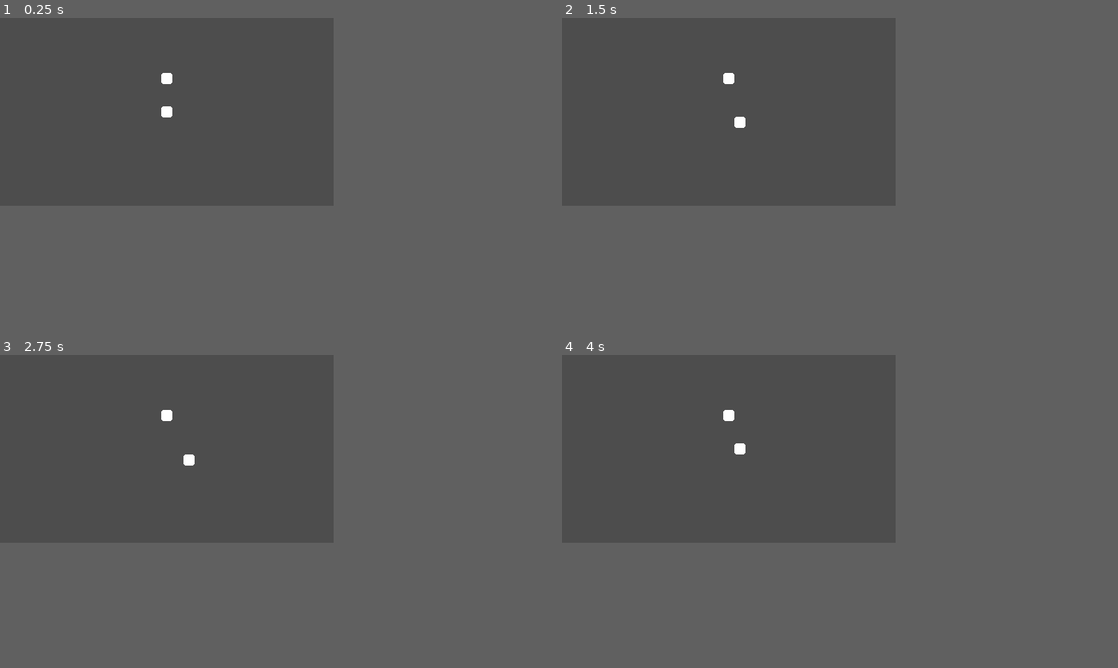
Above: before the commit, frames 1-4 (two rows, left to right).
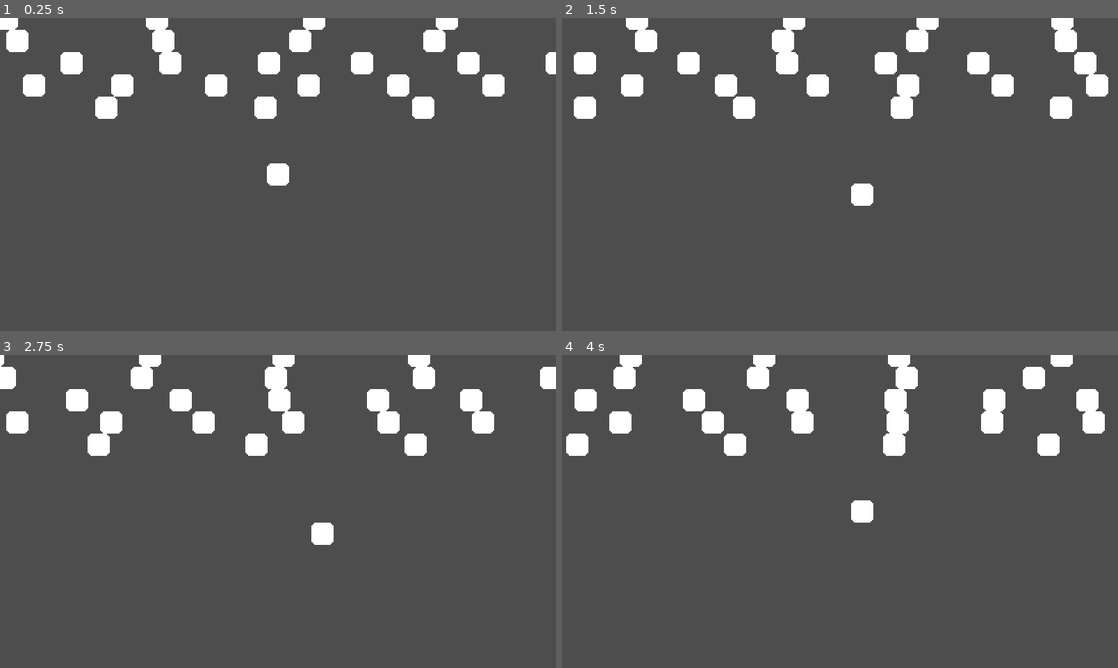
Above: after the commit, the same moments.

Repository: sirius-leaf/courier_bot_protocol
Game: Godot game, scene res://Scene/Level Scene/level.tscn
Same seed, same stepped clock (60 frames per second), same inputs: the game is played once before the commit and once after it.
Inputs:
- Up to frame 1 (0.25 s): no input
- Up to frame 2 (1.5 s): hold Right (ui_right) 0.53-1.28 s; hold Down (ui_down) from 1.28 s (still down)
- Up to frame 3 (2.75 s): release Down (ui_down) at 2.03 s; hold Right (ui_right) from 2.03 s (still down)
- Up to frame 4 (4 s): release Right (ui_right) at 2.78 s; hold Up (ui_up) 2.78-3.53 s; hold Left (ui_left) from 3.53 s (still down)
In our replay, the window is 480x270 before the commit and 800x450 after it. These sizes can differ from the game's own. Grey fills any space a smaller window leaves; there, only what the larger window draws over its background counts as a difference.

The runs differ from the first frame. In frame 1, 6.0% of the frame differs, in the area x 0-100%, y 0-54%; in frame 2, 6.3%; in frame 3, 5.9%; in frame 4, 6.3%, in the area x 0-98%, y 0-54%.

Commit message:
added car spawn system

Diff:
--- a/Scene/Level Scene/level.tscn
+++ b/Scene/Level Scene/level.tscn
@@ -1,25 +1,33 @@
-[gd_scene load_steps=5 format=3 uid="uid://dx8nbddj2vps5"]
+[gd_scene load_steps=4 format=3 uid="uid://dx8nbddj2vps5"]
 
 [ext_resource type="Script" path="res://Script/camera_2d.gd" id="1_34jud"]
 [ext_resource type="PackedScene" uid="uid://cnx505m3w2o5k" path="res://Scene/Object Scene/sd_570.tscn" id="1_uo02c"]
-[ext_resource type="Texture2D" uid="uid://8qwy3vej3x04" path="res://Asset/Sprite/_SD-570.png" id="2_r6qid"]
-
-[sub_resource type="RectangleShape2D" id="RectangleShape2D_jc6ny"]
-size = Vector2(16, 16)
+[ext_resource type="PackedScene" uid="uid://bupdyrkly776e" path="res://Scene/Object Scene/Spawner/car_spawner.tscn" id="4_vcn4b"]
 
 [node name="Level" type="Node2D"]
 
 [node name="Camera2D" type="Camera2D" parent="."]
 position_smoothing_enabled = true
+position_smoothing_speed = 2.0
 script = ExtResource("1_34jud")
 
 [node name="SD-570" parent="." instance=ExtResource("1_uo02c")]
 
-[node name="StaticBody2D" type="StaticBody2D" parent="."]
-position = Vector2(0, -48)
+[node name="CarSpawner" parent="." instance=ExtResource("4_vcn4b")]
+moveSpeed = [30.0, 50.0]
 
-[node name="Sd-571" type="Sprite2D" parent="StaticBody2D"]
-texture = ExtResource("2_r6qid")
+[node name="CarSpawner2" parent="." instance=ExtResource("4_vcn4b")]
+position = Vector2(0, -64)
+moveSpeed = [30.0, 50.0]
 
-[node name="CollisionShape2D" type="CollisionShape2D" parent="StaticBody2D"]
-shape = SubResource("RectangleShape2D_jc6ny")
+[node name="CarSpawner3" parent="." instance=ExtResource("4_vcn4b")]
+position = Vector2(0, -80)
+moveSpeed = [30.0, 50.0]
+
+[node name="CarSpawner4" parent="." instance=ExtResource("4_vcn4b")]
+position = Vector2(0, -96)
+moveSpeed = [30.0, 50.0]
+
+[node name="CarSpawner5" parent="." instance=ExtResource("4_vcn4b")]
+position = Vector2(0, -112)
+moveSpeed = [30.0, 50.0]
--- /dev/null
+++ b/Scene/Object Scene/Spawner/car_spawner.tscn
@@ -0,0 +1,14 @@
+[gd_scene load_steps=3 format=3 uid="uid://bupdyrkly776e"]
+
+[ext_resource type="Script" path="res://Script/car_spawner.gd" id="1_peg74"]
+[ext_resource type="PackedScene" uid="uid://d0428y66p1kwg" path="res://Scene/Object Scene/small_car.tscn" id="2_2q4pu"]
+
+[node name="CarSpawner" type="Node2D"]
+position = Vector2(0, -48)
+script = ExtResource("1_peg74")
+carScene = ExtResource("2_2q4pu")
+
+[node name="SpawnDelay" type="Timer" parent="."]
+one_shot = true
+
+[connection signal="timeout" from="SpawnDelay" to="." method="_on_spawn_delay_timeout"]
--- a/Scene/Object Scene/sd_570.tscn
+++ b/Scene/Object Scene/sd_570.tscn
@@ -1,32 +1,30 @@
 [gd_scene load_steps=4 format=3 uid="uid://cnx505m3w2o5k"]
 
 [ext_resource type="Script" path="res://Script/player.gd" id="1_sjwqe"]
-[ext_resource type="Texture2D" uid="uid://8qwy3vej3x04" path="res://Asset/Sprite/_SD-570.png" id="1_toexh"]
+[ext_resource type="Texture2D" uid="uid://8qwy3vej3x04" path="res://Asset/Sprite/_1x1_block.png" id="1_toexh"]
 
 [sub_resource type="RectangleShape2D" id="RectangleShape2D_4hpe0"]
-size = Vector2(14, 14)
+size = Vector2(12, 14)
 
 [node name="SD-570" type="CharacterBody2D"]
 script = ExtResource("1_sjwqe")
 
-[node name="Sd-570_Sprite" type="Sprite2D" parent="."]
+[node name="Sprite" type="Sprite2D" parent="."]
 texture = ExtResource("1_toexh")
 
 [node name="CollisionShape2D" type="CollisionShape2D" parent="."]
 shape = SubResource("RectangleShape2D_4hpe0")
 
-[node name="CheckUp" type="RayCast2D" parent="."]
+[node name="MovementCheckRaycast" type="Node2D" parent="."]
+
+[node name="CheckUp" type="RayCast2D" parent="MovementCheckRaycast"]
 target_position = Vector2(0, -16)
-hit_from_inside = true
 
-[node name="CheckDown" type="RayCast2D" parent="."]
+[node name="CheckDown" type="RayCast2D" parent="MovementCheckRaycast"]
 target_position = Vector2(0, 16)
-hit_from_inside = true
 
-[node name="CheckLeft" type="RayCast2D" parent="."]
+[node name="CheckLeft" type="RayCast2D" parent="MovementCheckRaycast"]
 target_position = Vector2(-16, 0)
-hit_from_inside = true
 
-[node name="CheckRight" type="RayCast2D" parent="."]
+[node name="CheckRight" type="RayCast2D" parent="MovementCheckRaycast"]
 target_position = Vector2(16, 0)
-hit_from_inside = true
--- /dev/null
+++ b/Scene/Object Scene/small_car.tscn
@@ -0,0 +1,16 @@
+[gd_scene load_steps=4 format=3 uid="uid://d0428y66p1kwg"]
+
+[ext_resource type="Texture2D" uid="uid://8qwy3vej3x04" path="res://Asset/Sprite/_1x1_block.png" id="1_udavd"]
+[ext_resource type="Script" path="res://Script/car.gd" id="2_3rcrp"]
+
+[sub_resource type="RectangleShape2D" id="RectangleShape2D_wbxdp"]
+size = Vector2(16, 16)
+
+[node name="SmallCar" type="Area2D"]
+script = ExtResource("2_3rcrp")
+
+[node name="1x1Block" type="Sprite2D" parent="."]
+texture = ExtResource("1_udavd")
+
+[node name="CollisionShape2D" type="CollisionShape2D" parent="."]
+shape = SubResource("RectangleShape2D_wbxdp")
--- /dev/null
+++ b/Script/car.gd
@@ -0,0 +1,7 @@
+extends Area2D
+class_name Car
+
+@export var MoveSpeed: float = 64.0
+
+func _physics_process(delta: float) -> void:
+	position.x += MoveSpeed * delta
--- /dev/null
+++ b/Script/car_spawner.gd
@@ -0,0 +1,44 @@
+extends Node2D
+
+@export var carScene: PackedScene
+@export var spawnTime := [2.0, 2.5]
+@export var moveSpeed := [30.0, 50.0]
+@export_range(-1, 1, 1) var overrideMoveDirection: int = 0
+
+
+var _carMoveSpeed: float
+var _moveDirection: int
+
+@onready var spawn_delay: Timer = $SpawnDelay
+
+func _ready() -> void:
+	_set_delay()
+
+	_carMoveSpeed = randf_range(moveSpeed[0], moveSpeed[1])
+	_moveDirection = 1 - randi_range(0, 1) * 2 if overrideMoveDirection == 0 else overrideMoveDirection
+
+	var spawnPos := 0.0
+
+	while (_moveDirection > 0 and spawnPos < 460) or (_moveDirection < 0 and spawnPos > -460):
+		var car: Car = carScene.instantiate()
+		car.MoveSpeed = _carMoveSpeed * _moveDirection
+		car.global_position = Vector2(-230.0 * _moveDirection + spawnPos, global_position.y)
+		car.global_rotation_degrees = 180.0 if _moveDirection < 0 else 0.0
+		$"..".add_child.call_deferred(car)
+
+		spawnPos += _carMoveSpeed * randf_range(spawnTime[0], spawnTime[1]) * _moveDirection
+
+
+func _on_spawn_delay_timeout() -> void:
+	var car: Car = carScene.instantiate()
+	car.MoveSpeed = _carMoveSpeed * _moveDirection
+	car.global_position = Vector2(-230.0 * _moveDirection, global_position.y)
+	car.global_rotation_degrees = 180.0 if _moveDirection < 0 else 0.0
+	$"..".add_child(car)
+
+	_set_delay()
+
+
+func _set_delay() -> void:
+	spawn_delay.wait_time = randf_range(spawnTime[0], spawnTime[1])
+	spawn_delay.start()
--- a/Script/player.gd
+++ b/Script/player.gd
@@ -6,10 +6,10 @@
 
 var _playerPos := Vector2(0.0, 0.0)
 
-@onready var check_up: RayCast2D = $CheckUp
-@onready var check_down: RayCast2D = $CheckDown
-@onready var check_left: RayCast2D = $CheckLeft
-@onready var check_right: RayCast2D = $CheckRight
+@onready var check_up: RayCast2D = $MovementCheckRaycast/CheckUp
+@onready var check_down: RayCast2D = $MovementCheckRaycast/CheckDown
+@onready var check_left: RayCast2D = $MovementCheckRaycast/CheckLeft
+@onready var check_right: RayCast2D = $MovementCheckRaycast/CheckRight
 
 func _process(delta: float) -> void:
 	var is_moving: bool = true if global_position.distance_to(_playerPos) > 5.0 else false
--- a/project.godot
+++ b/project.godot
@@ -17,8 +17,8 @@
 
 [display]
 
-window/size/viewport_width=480
-window/size/viewport_height=270
+window/size/viewport_width=400
+window/size/viewport_height=225
 window/size/mode=2
 window/stretch/mode="canvas_items"
 
Renamed: Asset/Sprite/_SD-570.png -> Asset/Sprite/_1x1_block.png
Not shown, added: Asset/Sprite/_1x1_block.png.import
Binary file added: Asset/Sprite/_2x1_block.png
Not shown, changed: Asset/Sprite/_2x1_block.png.import
Binary file added: Asset/Sprite/_3x1_block.png
Not shown, added: Asset/Sprite/_3x1_block.png.import
Binary file added: Asset/Sprite/_4x1_block.png
Not shown, added: Asset/Sprite/_4x1_block.png.import
Binary file added: Asset/Sprite/_5x1_block.png
Not shown, added: Asset/Sprite/_5x1_block.png.import
